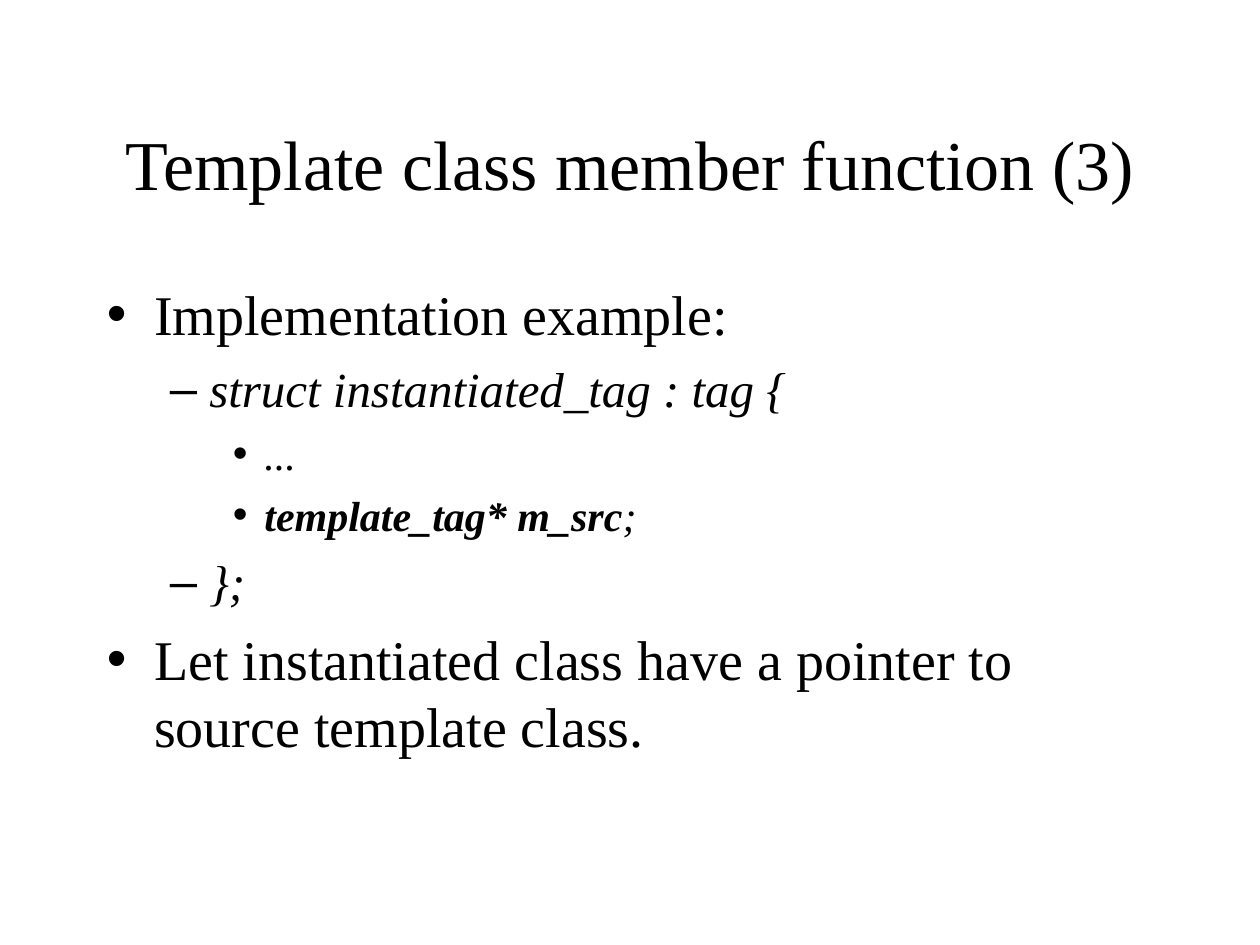
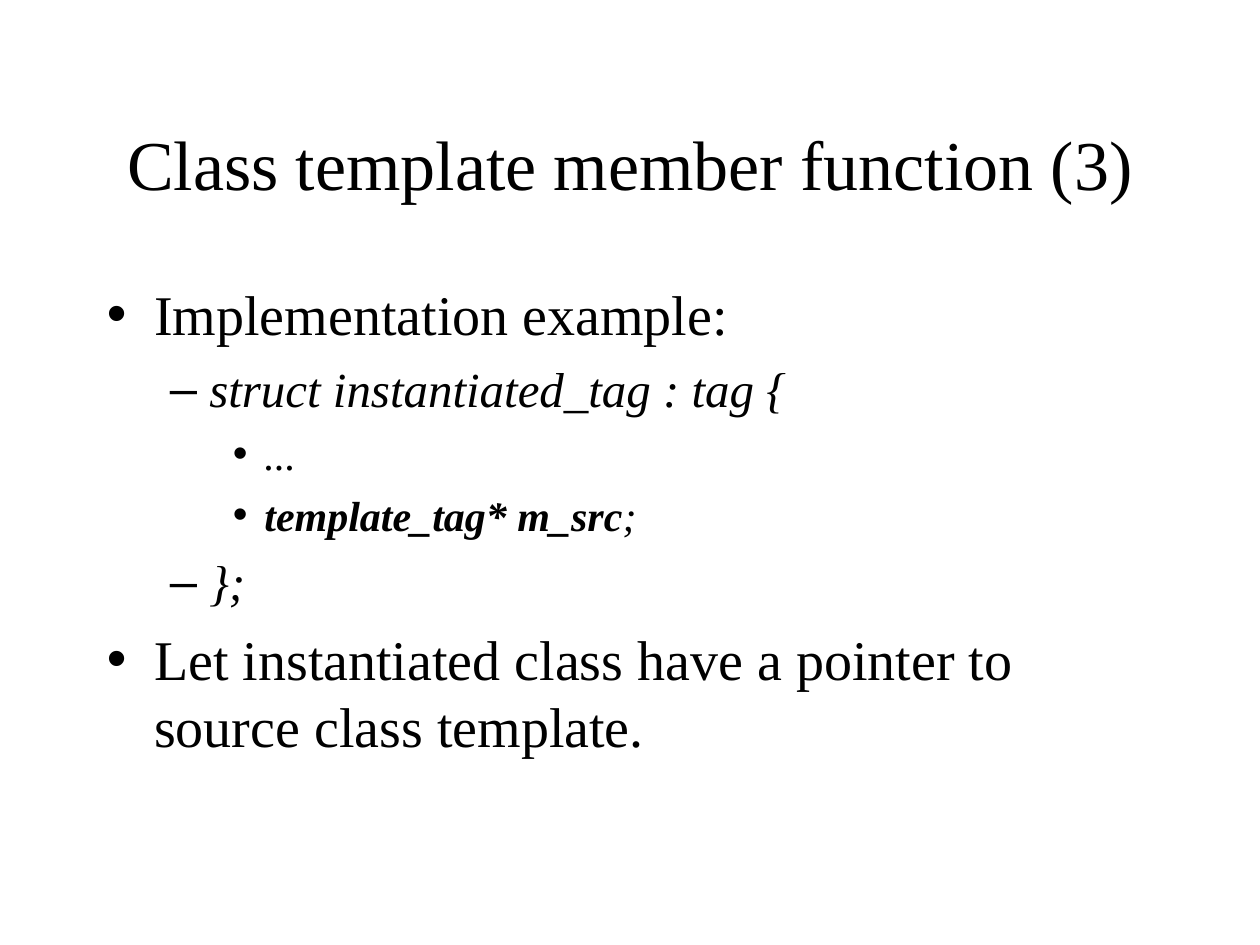
Before and after one commit to KeiHasegawa/cxx_doc, a slide deck: slide 8 of 14_template_parse_e.ppt. Drawn at 1260x945 pixels with LibreOffice and Linux fonts; fonts in the diff are those of the drawing. Boxes give left, top, right and bottom in pixels: in the first picture for what was removed or moved away, otherwise in the second. Text is boxed around its words. In the diff, an @@ line names an element or a change of style, - is before the commit and + after.

```diff
--- a/14_template_parse_e.ppt
+++ b/14_template_parse_e.ppt
@@ title at (127, 140, 1133, 203): text changed @@
-Template class member function (3)
+Class template member function (3)
@@ text at (154, 641, 1013, 758): text changed @@
-• Let instantiated class have a pointer to source template class.
+• Let instantiated class have a pointer to source class template.
```
Also in this commit, not shown: 3 other slides changed, 5 other files.
